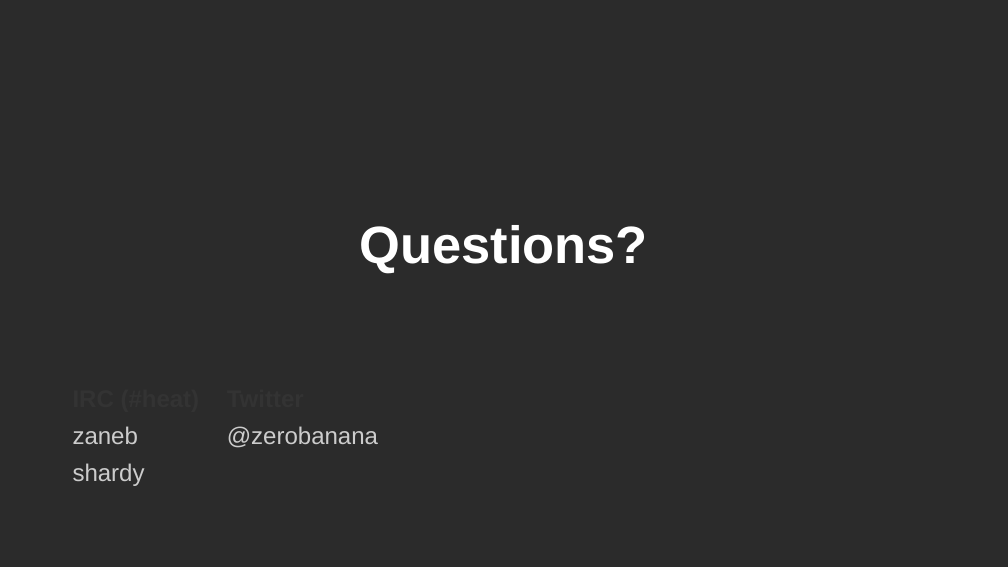
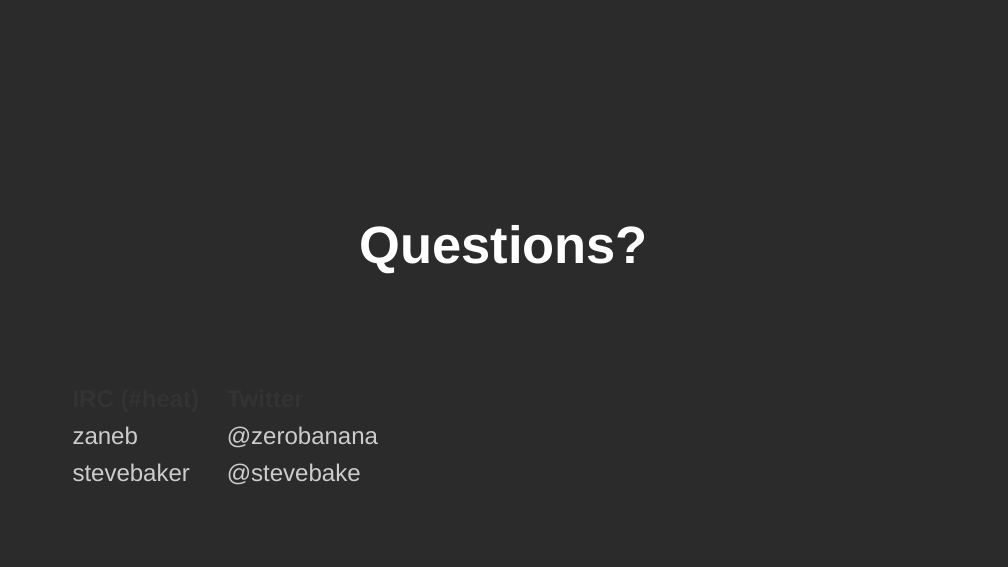
Before and after one commit to zaneb/presentations, a slide deck: slide 15 of Heat_Beyond_Basics.odp. Drawn at 1008x567 pixels with LibreOffice and Linux fonts; fonts in the diff are those of the drawing; background and template pictures are left out; a plain dark background stands for a picture behind light text. Boxes give left, top, right and bottom in pixels: in the first picture for what was removed or moved away, otherwise in the second. Text is boxed around its words. In the diff, an @@ line names an element or a change of style, - is before the commit and + after.

```diff
--- a/Heat_Beyond_Basics.odp
+++ b/Heat_Beyond_Basics.odp
@@ table at (65, 382, 403, 489) @@
-row 3, column 1: shardy
+row 3, column 1: stevebaker
-row 3, column 2: 
+row 3, column 2: @stevebake
```
Also in this commit, not shown: 6 other slides changed.
